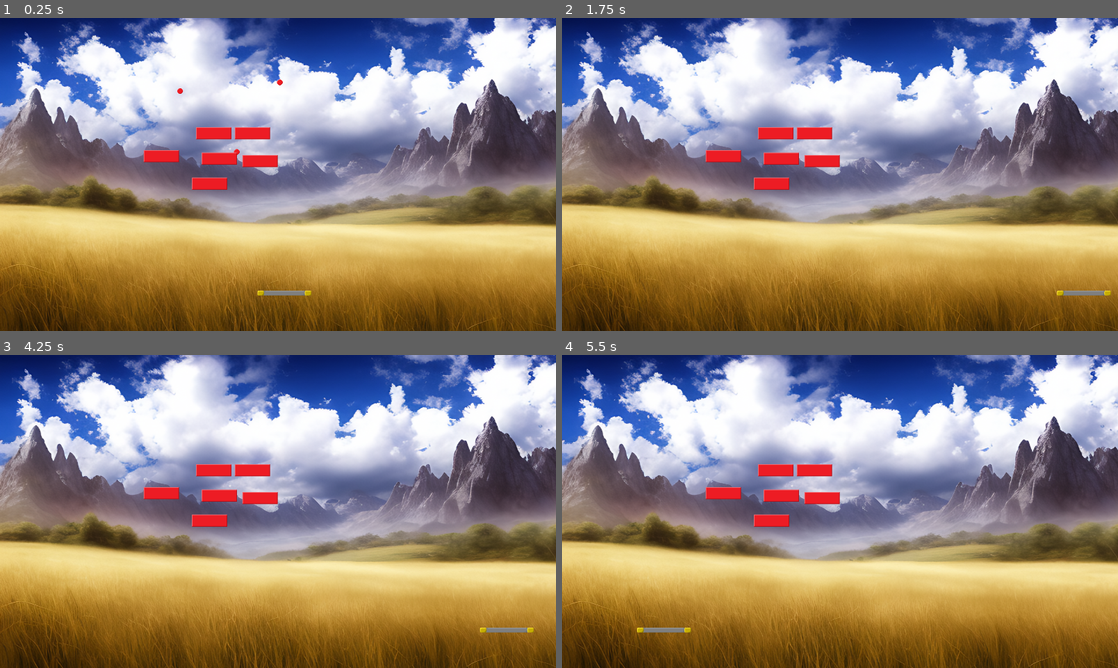
Above: before the commit, frames 1-4 (two rows, left to right).
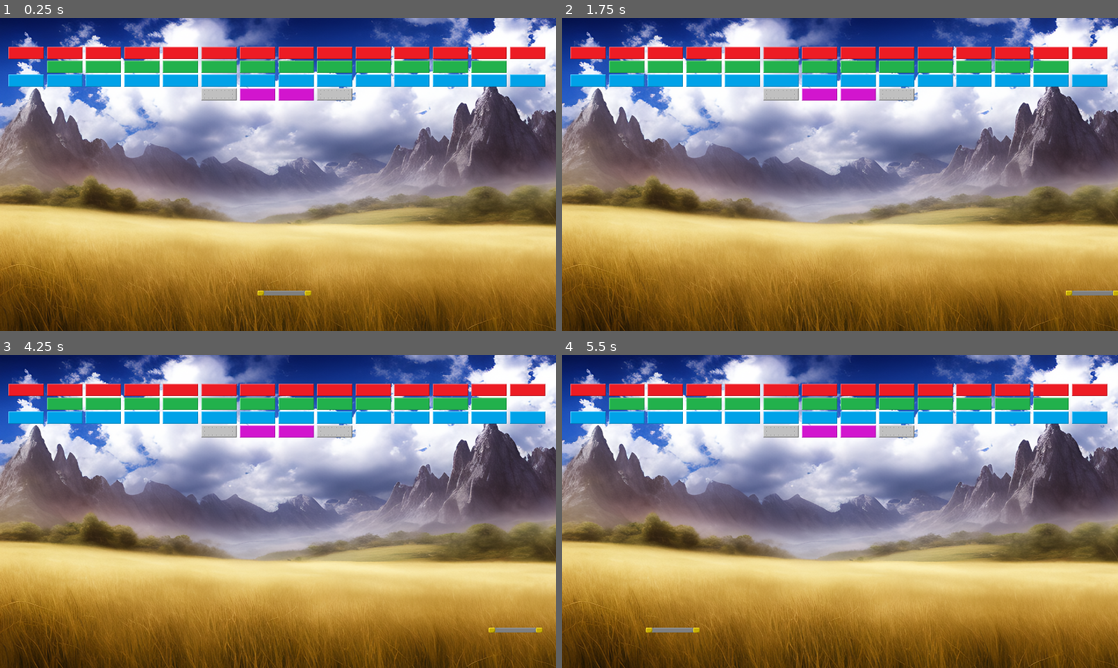
Above: after the commit, the same moments.

Repository: josevicentelc/godotArknoid
Game: Godot game, scene res://scenes/world.tscn
Two runs of this game, one before a commit and one after it. Both use one fixed random seed, a clock stepped at 60 frames per second and the inputs below.
Inputs:
- Up to frame 1 (0.25 s): no input
- Up to frame 2 (1.75 s): hold Right (ui_right) 0.53-1.28 s; hold Left (ui_left) from 1.28 s (still down)
- Up to frame 3 (4.25 s): release Left (ui_left) at 2.03 s; hold Right (ui_right) 2.03-3.53 s; tap Enter at 3.5 s; hold Left (ui_left) from 3.53 s (still down)
- Up to frame 4 (5.5 s): keep holding Left (ui_left)

The runs differ from the first frame. In frame 1, 13% of the frame differs, in the area x 1-99%, y 9-55%; in frame 2, 13%; in frame 3, 13%, in the area x 1-99%, y 9-89%; in frame 4, 13%.

Commit message:
Spawn map

Diff:
--- /dev/null
+++ b/src/gameManager.gd
@@ -0,0 +1,66 @@
+extends Node2D
+
+var numBalls = 0
+var numBlocks = 0
+var numLives = 0
+
+var nodo_ball = preload("res://scenes/ball.tscn")
+var nodo_block = preload("res://scenes/tiles.tscn")
+
+
+func _ready():
+	numBalls = 0
+	numBlocks = 0
+	numLives = 3
+	generar_mapa()
+	pass
+
+
+func _process(delta):
+	pass
+
+
+# Una cadena de ejemplo que representa el mapa
+# 'N' es un bloque normal, 'F' es un bloque fuerte, ' ' es un espacio vacío
+# Usamos \n para indicar el final de una fila
+var mapa_str = """
+RRRRRRRRRRRRRR
+_GGGGGGGGGGGG_
+BBBBBBBBBBBBBB
+_____SPPS_____
+"""
+
+# Dimensiones de cada bloque en píxeles
+var ancho_bloque = 111
+var alto_bloque = 40
+
+
+
+func generar_mapa():
+	var x = 0
+	var y = 0
+
+	# Dividimos la cadena en líneas y luego iteramos a través de ellas
+	var filas = mapa_str.strip_edges().split("\n")
+	for fila in filas:
+		x = 0  # Reiniciar la posición x para cada nueva fila
+		for i in range(fila.length()):
+			var c = fila[i]
+
+			# Decidir qué bloque instanciar según el carácter
+			var bloque = null
+
+			if c == 'R' || c == 'G' || c == 'B' || c == 'P' || c == 'S':
+					bloque = nodo_block.instantiate()
+
+			# Si se creó un bloque, añadirlo a la escena y posicionarlo
+			if bloque != null:
+				bloque.set_tile_type(c)
+				add_child(bloque)
+				bloque.z_index = 255
+				bloque.position = Vector2(75 + x * ancho_bloque, 100 + y * alto_bloque)
+
+			# Actualizar la posición x para el siguiente bloque
+			x += 1
+		# Incrementar la posición y para la próxima fila
+		y += 1
--- /dev/null
+++ b/src/gameManager.tscn
@@ -0,0 +1,6 @@
+[gd_scene load_steps=2 format=3 uid="uid://d4d1ig6evg5dp"]
+
+[ext_resource type="Script" path="res://gameManager.gd" id="1_7gvdx"]
+
+[node name="gameManager" type="Node2D"]
+script = ExtResource("1_7gvdx")
--- a/src/scenes/ball.tscn
+++ b/src/scenes/ball.tscn
@@ -1,17 +1,17 @@
 [gd_scene load_steps=5 format=3 uid="uid://d38et4j5fybr2"]
 
-[ext_resource type="Script" path="res://scenes/ball.gd" id="1_1elkf"]
+[ext_resource type="Script" path="res://scripts/ball.gd" id="1_7q3n7"]
 [ext_resource type="Texture2D" uid="uid://u008r22jy6sa" path="res://assets/imgs/items.png" id="1_q77na"]
-[ext_resource type="Script" path="res://scenes/ballCollision.gd" id="2_8aivh"]
+[ext_resource type="Script" path="res://scripts/ballCollision.gd" id="2_gix84"]
 
 [sub_resource type="CircleShape2D" id="CircleShape2D_qoe1c"]
 radius = 9.0
 
-[node name="Node2D" type="Node2D"]
-script = ExtResource("1_1elkf")
+[node name="ball" type="Node2D"]
+script = ExtResource("1_7q3n7")
 
 [node name="Area2D" type="Area2D" parent="."]
-script = ExtResource("2_8aivh")
+script = ExtResource("2_gix84")
 
 [node name="Sprite2D" type="Sprite2D" parent="Area2D"]
 texture = ExtResource("1_q77na")
--- a/src/scenes/player.tscn
+++ b/src/scenes/player.tscn
@@ -1,7 +1,7 @@
 [gd_scene load_steps=4 format=3 uid="uid://d22moj78c6fdd"]
 
 [ext_resource type="Texture2D" uid="uid://drc75r1dldmd1" path="res://assets/imgs/player.png" id="1_5j0ia"]
-[ext_resource type="Script" path="res://scenes/playerMove.gd" id="1_ubw8d"]
+[ext_resource type="Script" path="res://scripts/playerMove.gd" id="1_7i2nu"]
 
 [sub_resource type="RectangleShape2D" id="RectangleShape2D_vqv3g"]
 size = Vector2(155, 14)
@@ -10,7 +10,7 @@
 
 [node name="CharacterBody2D" type="CharacterBody2D" parent="."]
 position = Vector2(761, 756)
-script = ExtResource("1_ubw8d")
+script = ExtResource("1_7i2nu")
 
 [node name="Sprite2D" type="Sprite2D" parent="CharacterBody2D"]
 position = Vector2(58, 35)
--- /dev/null
+++ b/src/scenes/tileController.gd
@@ -0,0 +1,28 @@
+extends Node2D
+
+
+# Called when the node enters the scene tree for the first time.
+func _ready():
+	pass # Replace with function body.
+
+
+# Called every frame. 'delta' is the elapsed time since the previous frame.
+func _process(delta):
+	pass
+
+func set_tile_type(_type):
+	if _type == 'R':
+		$Area2D/Sprite2D.frame = 0
+	if _type == 'G':
+		$Area2D/Sprite2D.frame = 2
+	if _type == 'B':
+		$Area2D/Sprite2D.frame = 4
+	if _type == 'P':
+		$Area2D/Sprite2D.frame = 6
+	if _type == 'S':
+		$Area2D/Sprite2D.frame = 8
+
+func _on_area_2d_body_entered(body):
+	if body.get_name() == 'ball':
+		queue_free()
+	pass # Replace with function body.
--- a/src/scenes/tiles.tscn
+++ b/src/scenes/tiles.tscn
@@ -1,11 +1,13 @@
-[gd_scene load_steps=3 format=3 uid="uid://dp0irrkthbljb"]
+[gd_scene load_steps=4 format=3 uid="uid://dp0irrkthbljb"]
 
+[ext_resource type="Script" path="res://scenes/tileController.gd" id="1_1yxjo"]
 [ext_resource type="Texture2D" uid="uid://ctfssaqwa5pm6" path="res://assets/imgs/build.png" id="1_fr4ep"]
 
 [sub_resource type="RectangleShape2D" id="RectangleShape2D_joify"]
 size = Vector2(101, 35)
 
 [node name="tiles" type="Node2D"]
+script = ExtResource("1_1yxjo")
 
 [node name="Area2D" type="Area2D" parent="."]
 
@@ -20,3 +22,5 @@
 
 [node name="AnimationPlayer" type="AnimationPlayer" parent="Area2D"]
 root_node = NodePath("")
+
+[connection signal="body_entered" from="Area2D" to="." method="_on_area_2d_body_entered"]
--- a/src/scenes/world.tscn
+++ b/src/scenes/world.tscn
@@ -1,13 +1,13 @@
-[gd_scene load_steps=7 format=3 uid="uid://cn577hjitidr2"]
+[gd_scene load_steps=5 format=3 uid="uid://cn577hjitidr2"]
 
 [ext_resource type="PackedScene" uid="uid://dpongsx86opq7" path="res://scenes/world_limits.tscn" id="1_7cih8"]
+[ext_resource type="PackedScene" uid="uid://d4d1ig6evg5dp" path="res://gameManager.tscn" id="1_8e8pb"]
 [ext_resource type="Texture2D" uid="uid://bx35r7r8ehmn5" path="res://assets/imgs/backgrounds/magic grounds/magicgrounds_01.png" id="1_ifc7d"]
-[ext_resource type="PackedScene" uid="uid://dp0irrkthbljb" path="res://scenes/tiles.tscn" id="1_yrnj5"]
 [ext_resource type="PackedScene" uid="uid://d22moj78c6fdd" path="res://scenes/player.tscn" id="2_6qagv"]
-[ext_resource type="Texture2D" uid="uid://5rs4gp3kmg35" path="res://assets/imgs/backgrounds/medieval castles/castles_01.png" id="2_jn4rn"]
-[ext_resource type="PackedScene" uid="uid://d38et4j5fybr2" path="res://scenes/ball.tscn" id="6_3ew0y"]
 
 [node name="world" type="Node2D"]
+
+[node name="gameManager" parent="." instance=ExtResource("1_8e8pb")]
 
 [node name="world_limits" parent="." instance=ExtResource("1_7cih8")]
 visible = false
@@ -17,37 +17,4 @@
 scale = Vector2(1.25065, 1.06543)
 texture = ExtResource("1_ifc7d")
 
-[node name="Castles01" type="Sprite2D" parent="."]
-visible = false
-position = Vector2(957, 539)
-scale = Vector2(1.2526, 1.07031)
-texture = ExtResource("2_jn4rn")
-
-[node name="tiles" parent="." instance=ExtResource("1_yrnj5")]
-position = Vector2(615, 331)
-
 [node name="Player" parent="." instance=ExtResource("2_6qagv")]
-
-[node name="Node2D" parent="." instance=ExtResource("6_3ew0y")]
-position = Vector2(632, 260)
-
-[node name="tiles2" parent="." instance=ExtResource("1_yrnj5")]
-position = Vector2(726, 331)
-
-[node name="tiles3" parent="." instance=ExtResource("1_yrnj5")]
-position = Vector2(631, 404)
-
-[node name="tiles4" parent="." instance=ExtResource("1_yrnj5")]
-position = Vector2(748, 411)
-
-[node name="tiles5" parent="." instance=ExtResource("1_yrnj5")]
-position = Vector2(464, 397)
-
-[node name="tiles6" parent="." instance=ExtResource("1_yrnj5")]
-position = Vector2(603, 476)
-
-[node name="Node2D2" parent="." instance=ExtResource("6_3ew0y")]
-position = Vector2(469, 85)
-
-[node name="Node2D3" parent="." instance=ExtResource("6_3ew0y")]
-position = Vector2(756, 60)
--- a/src/scenes/world_limits.tscn
+++ b/src/scenes/world_limits.tscn
@@ -1,10 +1,10 @@
 [gd_scene load_steps=3 format=3 uid="uid://dpongsx86opq7"]
 
 [sub_resource type="RectangleShape2D" id="RectangleShape2D_r17s6"]
-size = Vector2(1584, 203.5)
+size = Vector2(1611, 203.5)
 
 [sub_resource type="RectangleShape2D" id="RectangleShape2D_llnak"]
-size = Vector2(138.813, 881)
+size = Vector2(138.813, 889.5)
 
 [node name="world_limits" type="Node2D"]
 
@@ -24,7 +24,7 @@
 freeze = true
 
 [node name="top_limit" type="CollisionShape2D" parent="limit_top"]
-position = Vector2(784, -92)
+position = Vector2(797.5, -92)
 shape = SubResource("RectangleShape2D_r17s6")
 
 [node name="limit_left" type="RigidBody2D" parent="."]
@@ -33,7 +33,7 @@
 freeze = true
 
 [node name="left_limit" type="CollisionShape2D" parent="limit_left"]
-position = Vector2(-40, 457.5)
+position = Vector2(-70, 458)
 shape = SubResource("RectangleShape2D_llnak")
 
 [node name="limit_right" type="RigidBody2D" parent="."]
@@ -42,5 +42,5 @@
 freeze = true
 
 [node name="right_limit" type="CollisionShape2D" parent="limit_right"]
-position = Vector2(1649, 449)
+position = Vector2(1674, 451.25)
 shape = SubResource("RectangleShape2D_llnak")
--- a/src/scenes/ball.gd
+++ b/src/scripts/ball.gd
@@ -3,19 +3,13 @@
 var velx = 200
 var vely = 500
 
-# Called when the node enters the scene tree for the first time.
 func _ready():
 	pass # Replace with function body.
 
-
-# Called every frame. 'delta' is the elapsed time since the previous frame.
 func _process(delta):
 	position.y += vely * delta;
 	position.x += velx * delta;
 	pass
-
-
-#queue_free() // Alimina la instancia
 
 func _on_area_2d_body_entered(body):
 	var _name = body.get_name();
Renamed: src/scenes/ballCollision.gd -> src/scripts/ballCollision.gd
Renamed: src/scenes/playerMove.gd -> src/scripts/playerMove.gd
